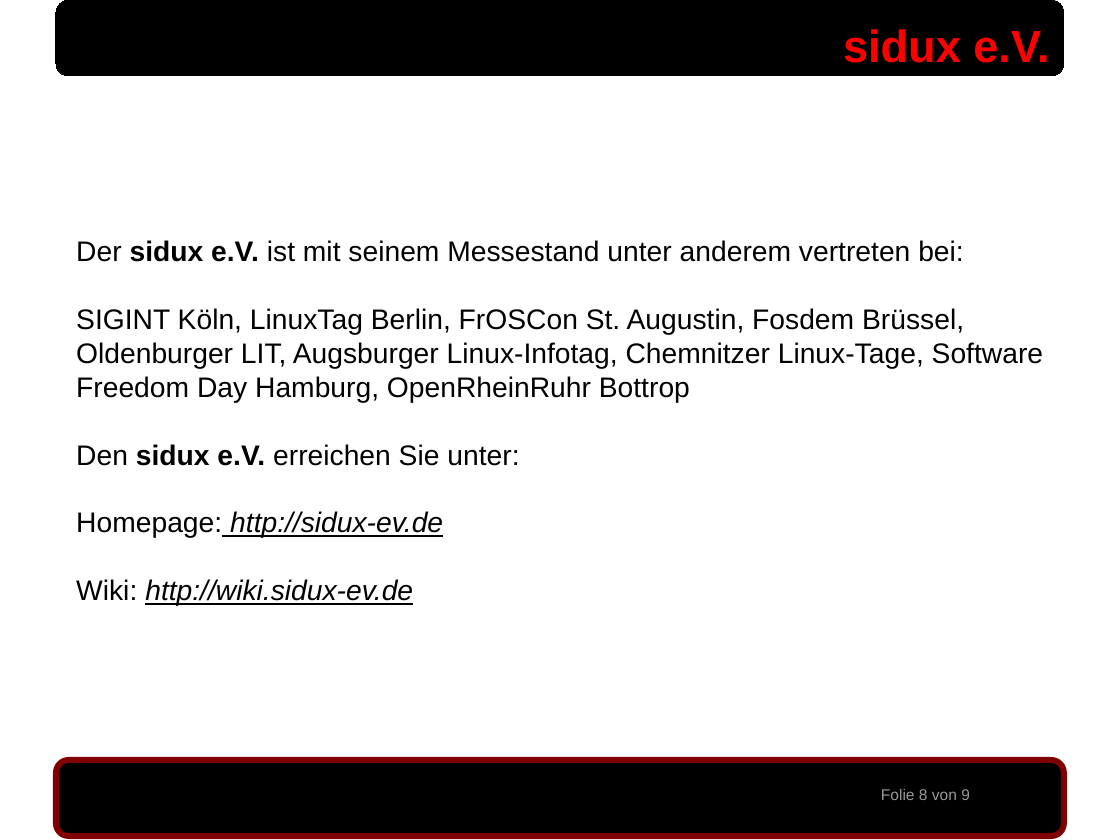
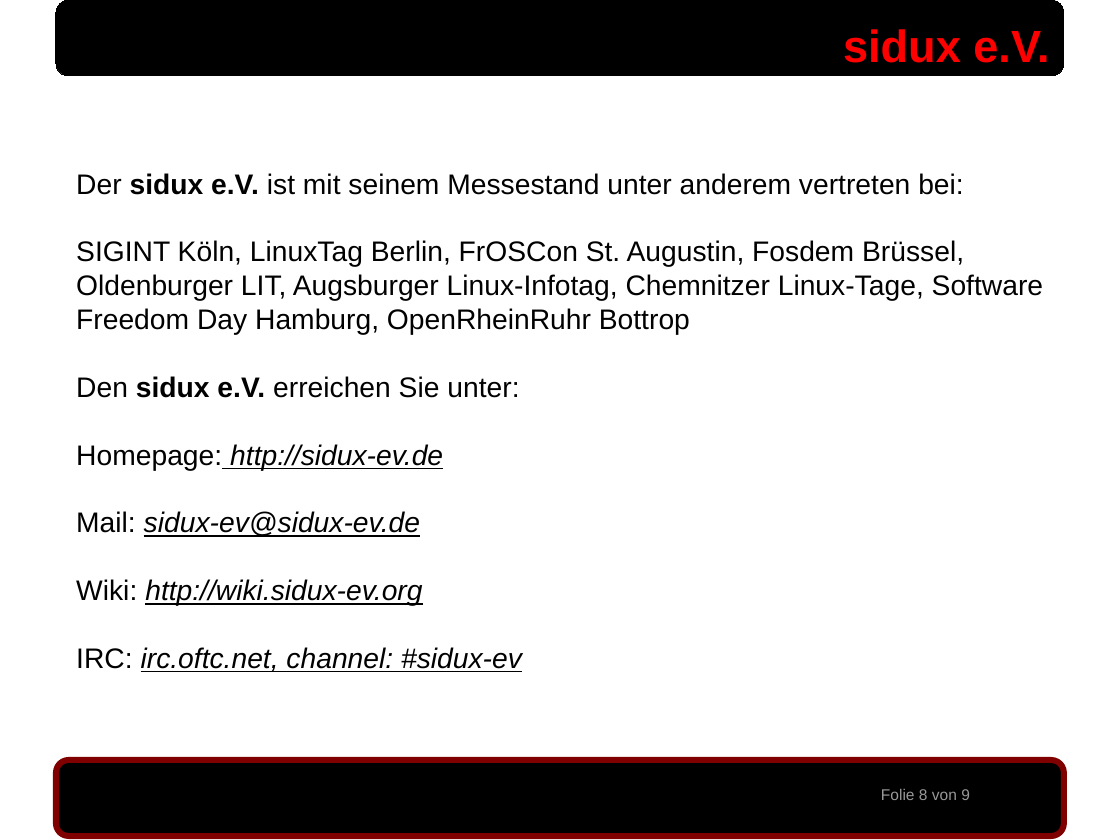
Before and after one commit to sidux-ev/praesentation, a slide deck: slide 8 of bin/sigint2010_koeln.odp. Drawn at 1120x840 pixels with LibreOffice and Linux fonts; fonts in the diff are those of the drawing; background and template pictures are left out. Boxes give left, top, right and bottom in pixels: in the first picture for what was removed or moved away, otherwise in the second. Text is boxed around its words. In the diff, an @@ line names an element or a change of style, - is before the commit and + after.

```diff
--- a/bin/sigint2010_koeln.odp
+++ b/bin/sigint2010_koeln.odp
@@ text at (76,511,522,672): text changed @@
-Wiki: http://wiki.sidux-ev.de
+Mail: sidux-ev@sidux-ev.de
+Wiki: http://wiki.sidux-ev.org
+IRC: irc.oftc.net, channel: #sidux-ev
```
Also in this commit, not shown: 3 other slides changed, 1 other file.
